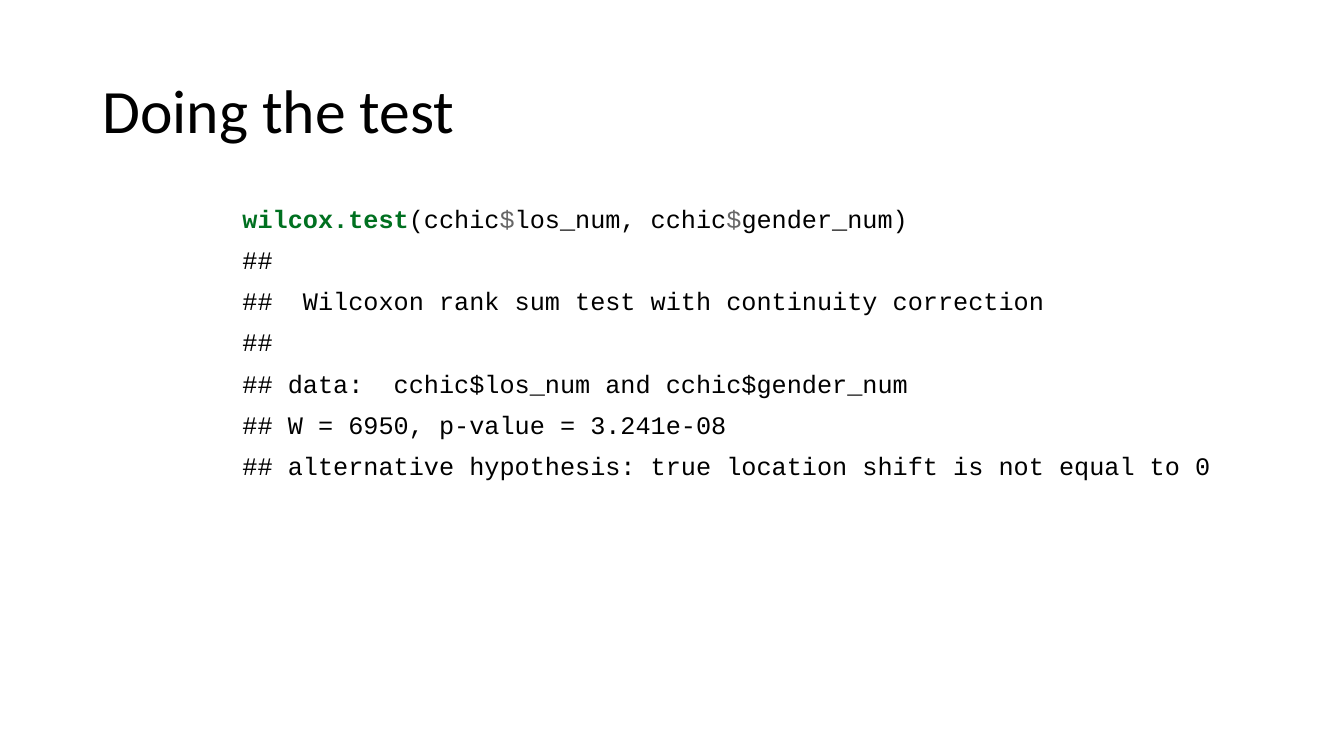
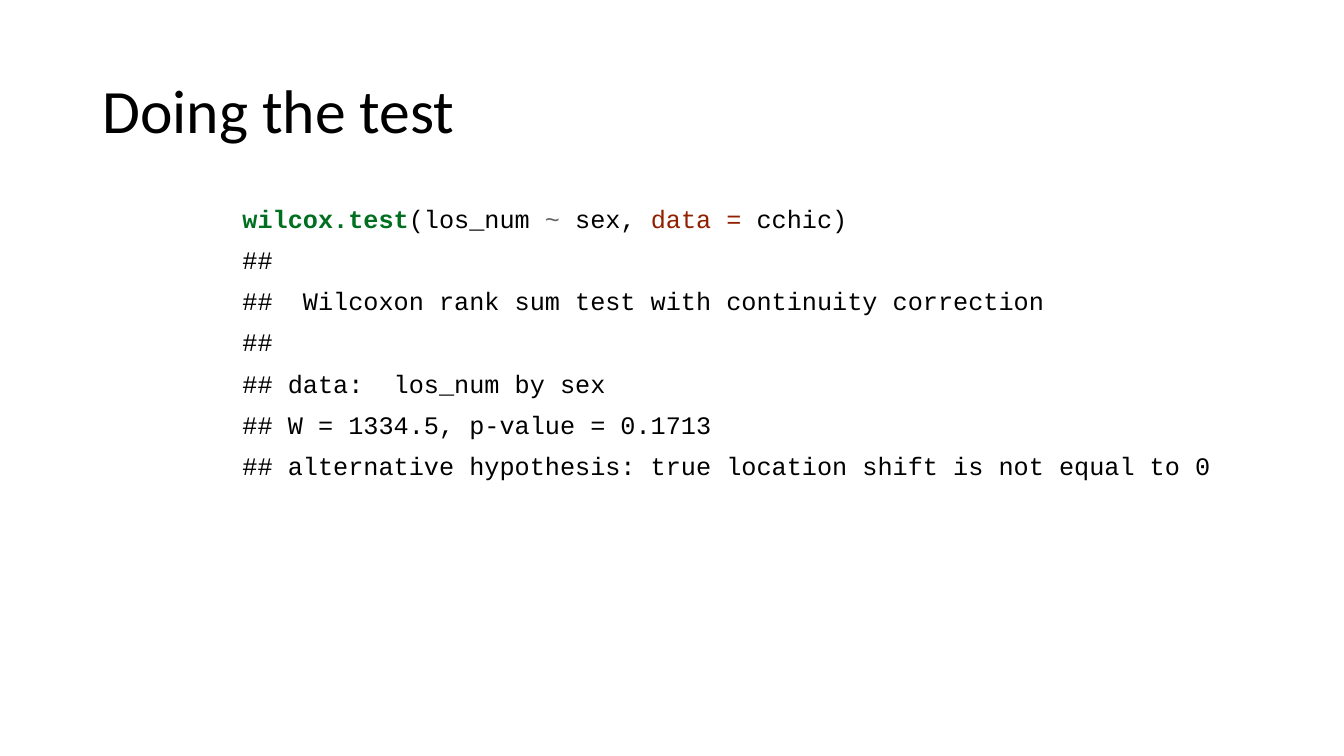
Before and after one commit to uclh-criu/learning-datascience, a slide deck: slide 42 of Workshops/Workshop6.pptx (slide 43 before the commit). Drawn at 1344x756 pixels with LibreOffice and Linux fonts; fonts in the diff are those of the drawing. Boxes give left, top, right and bottom in pixels: in the first picture for what was removed or moved away, otherwise in the second. Text is boxed around its words. In the diff, an @@ line names an element or a change of style, - is before the commit and + after.

```diff
--- a/Workshops/Workshop6.pptx
+++ b/Workshops/Workshop6.pptx
@@ text at [242, 209, 1210, 481]: text changed @@
-wilcox.test(cchic$los_num, cchic$gender_num)
-##
-## Wilcoxon rank sum test with continuity correction
-##
-## data: cchic$los_num and cchic$gender_num
-## W = 6950, p-value = 3.241e-08
-## alternative hypothesis: true location shift is not equal to 0
+wilcox.test(los_num ~ sex, data = cchic)
+##
+## Wilcoxon rank sum test with continuity correction
+##
+## data: los_num by sex
+## W = 1334.5, p-value = 0.1713
+## alternative hypothesis: true location shift is not equal to 0
```
Also in this commit, not shown: 4 other slides changed, 1 slide removed, 5 other files.
